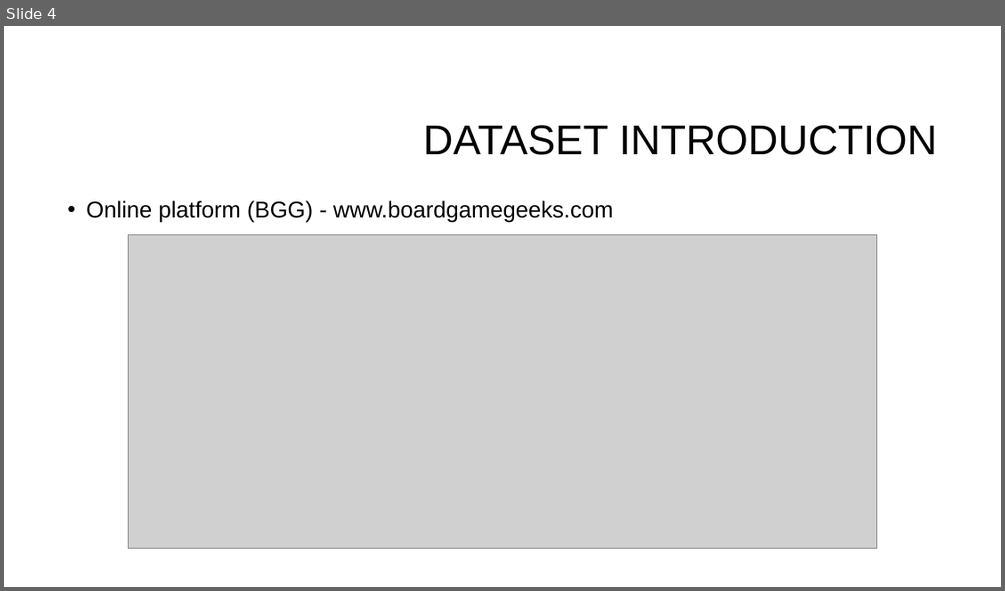
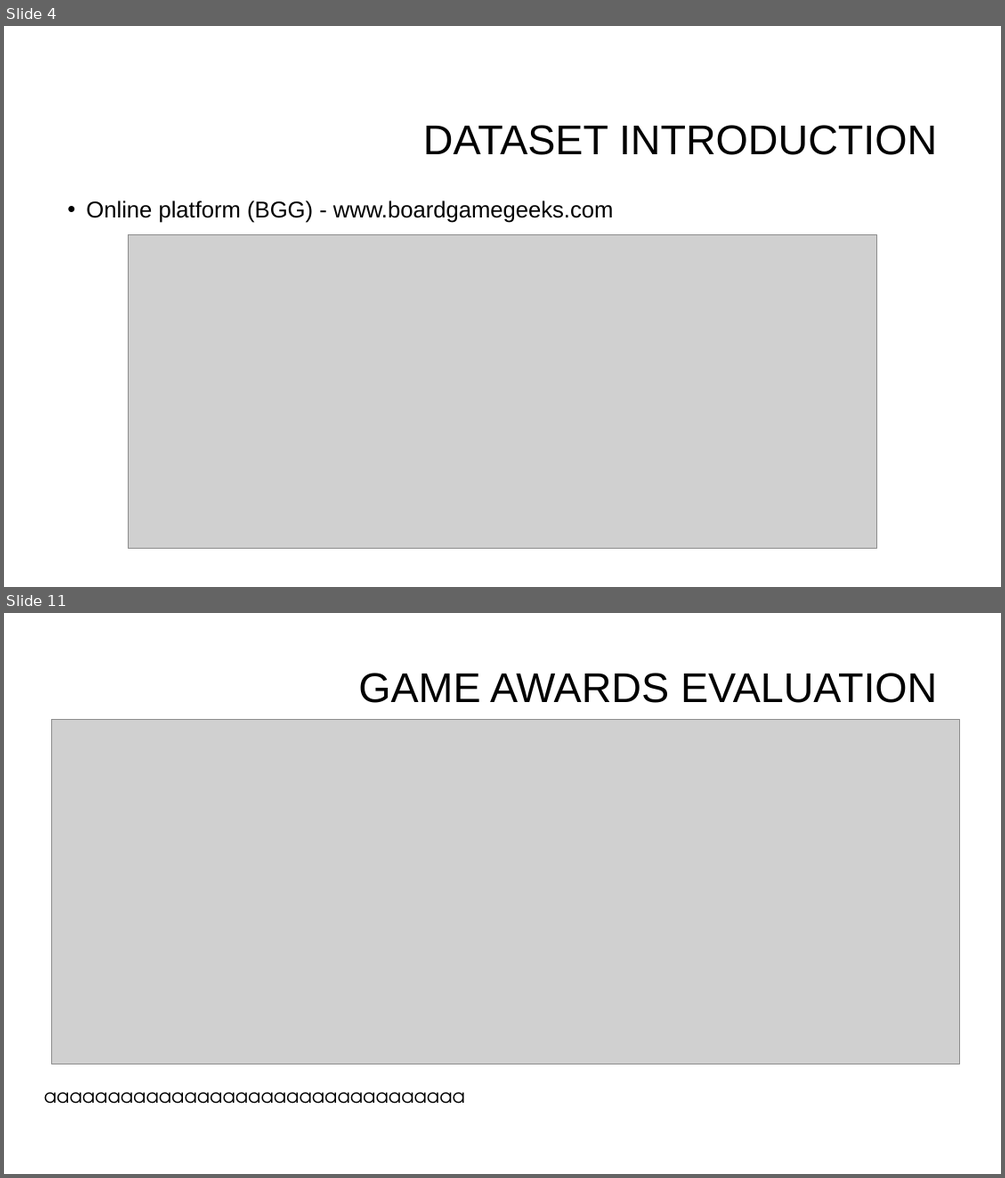
Before and after one commit to suhitasva/Python_EDA_Project_SVA, a slide deck: Boardgame_analysis_presentation.pptx. Shown one above the other, each under a label of ours: slide 4 before the commit, slides 4 and 11 after it; the slides between them are not shown. The pictures are 1005x591 and 1005x1178 pixels, drawn with LibreOffice and Linux fonts; fonts in the diff are those of the drawing; grey boxes stand for pictures; background and template pictures are left out. Boxes give left, top, right and bottom in pixels: in the first picture for what was removed or moved away, otherwise in the second. Text is boxed around its words. In the diff, an @@ line names an element or a change of style, - is before the commit and + after.

Commit message:
Slides created for site views awards and media type count analysis

```diff
--- a/Boardgame_analysis_presentation.pptx
+++ b/Boardgame_analysis_presentation.pptx
@@ slide 11 added at <box>4,613,1001,1174</box>, background #FFFFFF @@
@@ title added at <box>358,673,937,703</box>, 40 pt, text #000000 @@
+GAME AWARDS EVALUATION
@@ picture added at <box>52,719,960,1064</box> @@
@@ text added at <box>44,1092,465,1103</box>, 18 pt, text #000000 @@
+aaaaaaaaaaaaaaaaaaaaaaaaaaaaaaaaa
```
Also in this commit, not shown: 2 slides changed, 9 other slides added, 1 slide removed.
